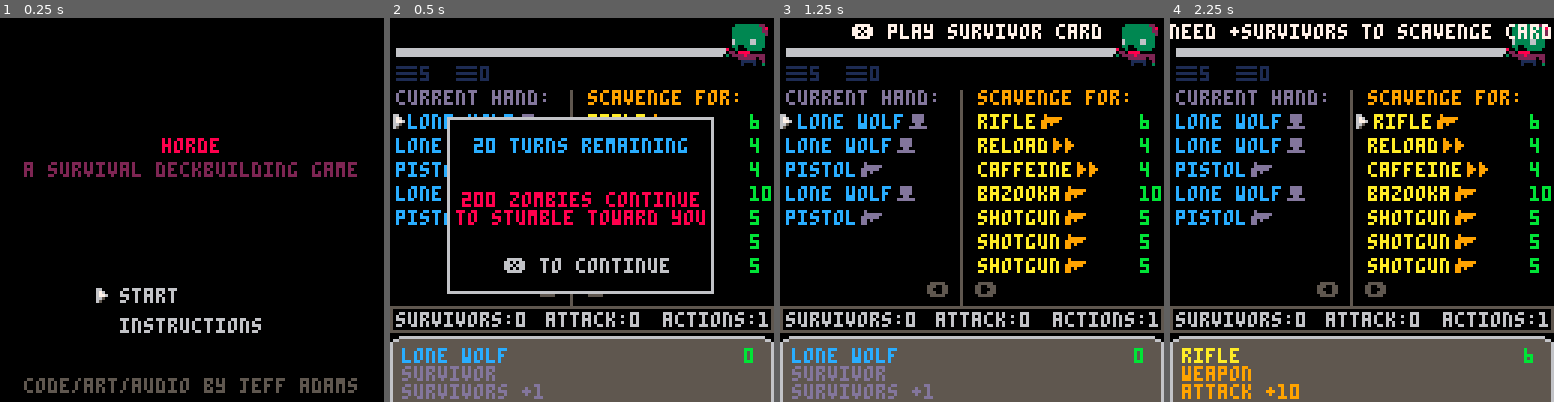
Above: before the commit, frames 1-4 (left to right).
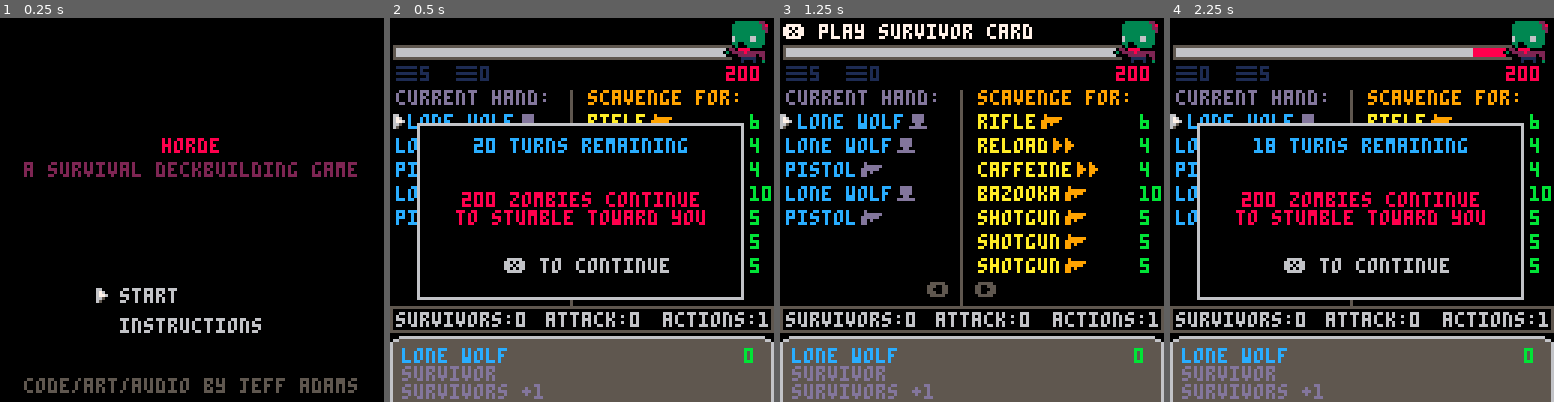
Above: after the commit, the same moments.

Repository: jeff-adams/pico8
Game: PICO-8 cartridge dev/zombie.p8
The game is run twice, just before and just after one commit, with the same random seed, the same clock (stepped at 60 frames per second) and the same inputs.
Inputs:
- Up to frame 1 (0.25 s): no input
- Up to frame 2 (0.5 s): tap X (X key) at 0.33 s
- Up to frame 3 (1.25 s): tap O (Z key) at 0.7 s; tap X (X key) at 1.07 s
- Up to frame 4 (2.25 s): hold Right 1.6-2.1 s; tap O (Z key) at 1.7, 2.1 s; tap X (X key) at 1.85 s; hold Up from 2.15 s (still down)

Frame 1 is identical in both runs. In frame 2, 6.6% of the frame differs, in the area x 0-99%, y 0-74%; in frame 3, 3.8%; in frame 4, 17%, in the area x 0-100%, y 0-100%.

Commit message:
Add confirm menu for turn end if actions remain

Diff:
--- a/dev/zombie.p8
+++ b/dev/zombie.p8
@@ -14,8 +14,6 @@
 --splash page pixel art
 
 --◆fixes
---played action card not del
---confirm menu for turn end
 --balance cards
 
 --◆extras
@@ -64,6 +62,7 @@
 	previous={update=update_menu,draw=draw_menu}
 	b={pressed=❎,start=0,action=nil}
 	showncards_start=0
+	cardicons={survivor=3,weapon=4,action=5}
 end
 
 function create_draw()
@@ -275,6 +274,16 @@
 	local _p=previous
 	change_state(_p.update,_p.draw)
 end
+
+function cards_contain(_cards,_ctype)
+	local _result=false
+	for _c in all(_cards) do
+		if _c.ctype==_ctype then
+			_result=true
+		end
+	end
+	return _result
+end
 -->8
 --actions
 
@@ -375,18 +384,18 @@
 end
 
 function play_card(_card)
-	if _card.ctype == "survivor" then
+	if _card.ctype=="survivor" then
 		surv+=_card.val
 		card_played(_card)
-	elseif _card.ctype == "weapon" then
+	elseif _card.ctype=="weapon" then
 		atk+=_card.dmg
 		card_played(_card)
 	elseif acts>0 then
 		acts-=1
+		card_played(_card)
 		for _c in all(_card.actions) do
 			_c.action(_c.val)
 		end
-		card_played(_card)
 	end
 end
 
@@ -429,21 +438,13 @@
 	if _sel>#current.cards then
 		_sel=#current.cards
 	end
+	if _sel<=0 then
+		change_state(update_freeze,draw_game)
+		current.cards=scavenge
+		_sel=1
+	end
 	current.sel=_sel
 	current.card=current.cards[_sel]
-end
-
-function card_icon(_card)
-	if _card.ctype=="survivor" then
-		return 3
-	end
-	if _card.ctype=="weapon" then
-		return 4
-	end
-	if _card.ctype=="action" then
-		return 5
-	end
-	return 6
 end
 -->8
 --update
@@ -465,12 +466,12 @@
 		local _ctype=current.card.ctype
 		message="❎ play ".._ctype.." card"
 		if _ctype == "action" and acts<0 then
-			message="need +actions to play"
+			message="+actions to play card"
 		end
 	elseif current.card.cost<=surv then
 		message="❎ scavenge card"
 	elseif current.card.cost>surv then
-		message="need +survivors to scavenge card"
+		message="+survivors to scavenge card"
 	else
 		message="🅾️ attack zombies and end turn"
 	end
@@ -479,6 +480,7 @@
 function game_btns()
 	if btnp(⬇️) then
 		next_card()
+		debug={}
 	end
 	if btnp(⬆️) then
 		previous_card()
@@ -500,15 +502,19 @@
 	if btnp(❎) then
 		if current.cards==hand then
 			play_card(current.card)
-		end
-		if current.cards==scavenge then
+		elseif current.cards==scavenge then
 			scavenge_card(current.card)
 		end
 	end
 	if btnp(🅾️) then
-		b={pressed=🅾️,start=time(),action=end_turn}
-		sfx(6)
-		change_state(update_btnhold,draw_state)
+		--prompt if player has actions
+		if cards_contain(hand,"action") and acts>0 then
+			cmessage="you still have actions"
+			current.sel=1
+			change_state(update_confirm,draw_confirm)
+		else
+			end_turn()
+		end
 	end
 end
 
@@ -580,6 +586,29 @@
 		b={pressed=🅾️,start=time(),action=function() change_state(update_menu,draw_menu) end}
 		sfx(6)
 		change_state(update_btnhold,draw_tutorial)
+	end
+end
+
+function update_freeze()
+	for i=1,20 do
+	--freeze input
+		flip()
+	end
+	previous_state()
+end
+
+function update_confirm()
+	if btnp(⬆️) or btnp(⬇️) then
+		current.sel=current.sel==1 and 2 or 1
+		sfx(1)
+	end
+	if btnp(❎) then
+		sfx(8)
+		if current.sel==1 then
+			end_turn()
+		else
+			previous_state()
+		end
 	end
 end
 
@@ -596,21 +625,24 @@
 	if current.card != nil then
 		draw_card_desc()
 		local _x=current.cards==hand and 0 or 62
-		draw_selector(_x,22,8)
+		draw_selector(_x,22,8,showncards_start)
 	end
 	draw_message()
 end
 
 function draw_outlines()
+	--hand/scavenge divider to box
 	line(60,24,60,96,5)
 	rect(0,96,127,104,5)
-
+	--top of card for description
 	line(8,106,120,106,6)
 	line(0,114,0,127,6)
 	line(127,114,127,127,6)
 	rectfill(1,107,126,127,5)
 	spr(16,0,106)
 	spr(17,120,106)
+	--nav buttons
+	print("⬅️  ➡️",49,88,5)
 end
 
 function draw_stats()
@@ -638,7 +670,7 @@
 			print(_card.title,_x,i*8+24,12)
 		end
 		pal(15,13)
-		spr(card_icon(_card),#_card.title*4+_x,i*8+22)
+		spr(cardicons[_card.ctype],#_card.title*4+_x,i*8+22)
 	end
 end
 
@@ -653,7 +685,7 @@
 			print(_card.title,_x,i*8+24,10)
 		end
 		pal(15,9)
-		spr(card_icon(_card),#_card.title*4+_x,i*8+22)
+		spr(cardicons[_card.ctype],#_card.title*4+_x,i*8+22)
 		print(_card.cost,120,i*8+24,11)
 	end
 	pal()
@@ -661,11 +693,15 @@
 
 function draw_horde()
 	--draw turns meter
+	rectfill(1,9,113,13,5)
 	rectfill(2,10,112,12,8)
 	rectfill(2,10,112/20*turns,12,6)
+	--draw horde count
+	--rectfill(110,13,124,22,5)
+	print(horde,112,16,8)
 	--draw zombie
 	palt(15)
-	spr(6,111,1,2,2)
+	spr(6,111,0,2,2)
 	palt()
 end
 
@@ -689,9 +725,8 @@
 
 function draw_message()
 	if message!=nil and is_player_turn then
-		printc(message,2,7)
-	end
-	print("⬅️  ➡️",49,88,5)
+		print(message,1,2,7)
+	end
 end
 
 function draw_gameover()
@@ -733,8 +768,7 @@
 
 function draw_turn()
 	draw_game()
-	rect(19,33,107,91,6)
-	rectfill(20,34,106,90,0)
+	draw_popup(56,0,6)
 	printc(turns.." turns remaining",40,12)
 	printc(horde.." zombies continue",58,8)
 	printc("to stumble toward you",64,8)
@@ -746,8 +780,11 @@
 	message="hold ❎ trash card / 🅾️ finish"
 end
 
-function draw_selector(_x,_yoffset,_space)
- local _y=(current.sel-showncards_start)*_space+_yoffset
+function draw_selector(_x,_yoffset,_space,_shown_start)
+	if not _shown_start then
+		_shown_start=0
+	end
+ local _y=(current.sel-_shown_start)*_space+_yoffset
 	local frame=((flr(time()*selector.speed)-1)%#selector.frames)+1
 	spr(selector.frames[frame],_x,_y)
 end
@@ -785,6 +822,19 @@
 	print("holding down the button.",2,110)
 
 	printc("hold 🅾️ return to menu",120,5)
+end
+
+function draw_popup(_h,_c,_oc)
+	rectfill(9,64-_h/2-1,117,64+_h/2+1,_oc)
+	rectfill(10,64-_h/2,116,64+_h/2,_c)
+end
+
+function draw_confirm()
+	draw_popup(40,0,9)
+	printc(cmessage,50,9)
+	print("continue",42,60,5)
+	print("return",42,68,5)
+	draw_selector(34,50,8)
 end
 __gfx__
 000000000008880000088800000000000000000000000000ffff00000000ffff0000000000000000000000000000000000000000000000000000000000000000
